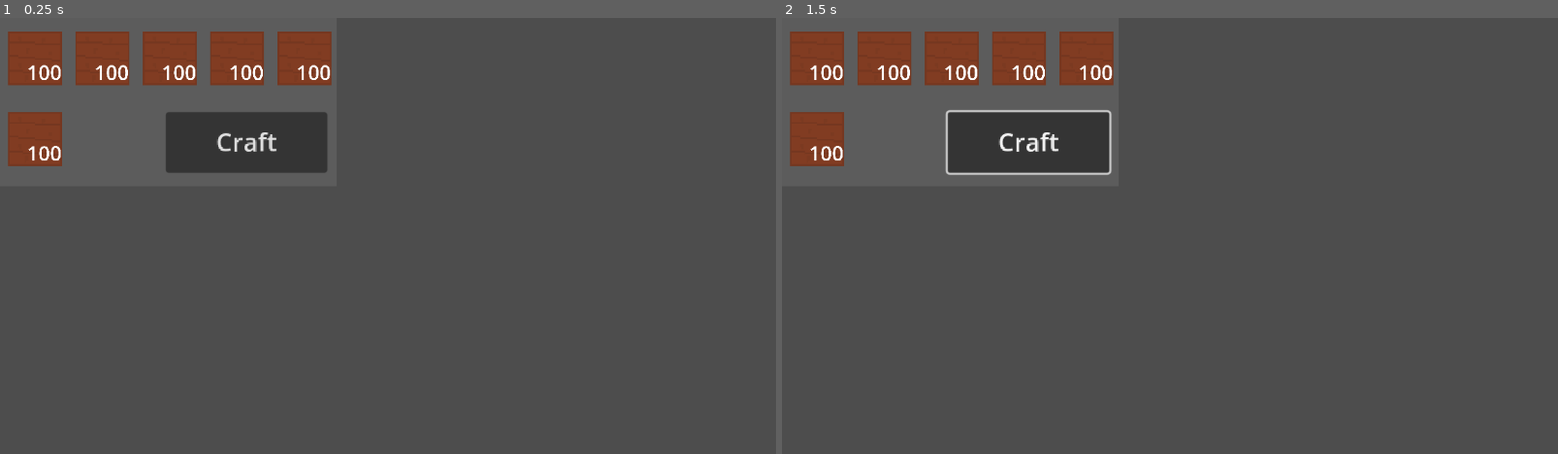
Above: before the commit, frames 1-2 (left to right).
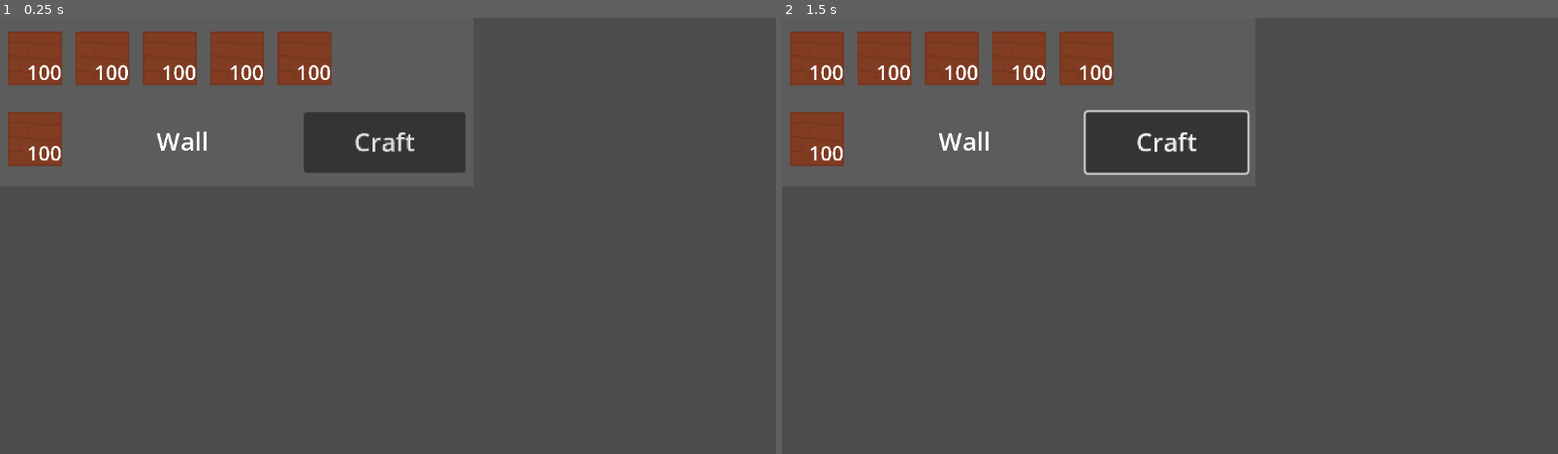
Above: after the commit, the same moments.

Repository: GamerninjaSKYT/OpenBox
Game: Godot game, scene res://recipe.tscn
Same seed, same stepped clock (60 frames per second), same inputs: the game is played once before the commit and once after it. This scene is started directly instead of the project's main scene.
Inputs (mouse positions are in pixels of both pictures, inside the frame that each line leads up to):
- Up to frame 1 (0.25 s): no input
- Up to frame 2 (1.5 s): click "Craft" at 0.5 s; tap Enter at 1.25 s; move the mouse to (1340, 214) at 1.27 s; hold D (right) from 1.28 s (still down); tap 0 (0) at 1.35 s; click (1340, 214) at 1.42 s

The runs differ from the first frame. In frame 1, 4.8% of the frame differs, in the area x 20-60%, y 21-36%; in frame 2, 5.2%, in the area x 20-61%, y 20-36%.
Error before the commit: Invalid access to property or key 'items' on a base object of type 'Nil'. (res://recipeui.gd:13)
Error after the commit: Invalid access to property or key 'items' on a base object of type 'Nil'. (res://recipeui.gd:14)

Commit message:
Updated the snow biome and recipe ui

Diff:
--- a/CraftingUI.gd
+++ b/CraftingUI.gd
@@ -18,6 +18,7 @@
 			p.rec = r
 			p.inv = ingredientslots[0].inv
 			p.craftui = self
+			p.resultname.text = r.result.item.name
 			for im in p.ingredientimages:
 				im.visible = false
 			var n = 0
--- a/WorldManager.gd
+++ b/WorldManager.gd
@@ -141,10 +141,12 @@
 							AddBlockToChunk(c,rockhill,x,y)
 						else:
 							AddBlockToChunk(c,objectlist[7],x,y)
-					elif height > 0.3 and height < 0.35 and treevalue > (0.5 - height/3.75) and temp <= desert_temp_threshold: # fallen tree
+					elif height > 0.3 and height < 0.35 and treevalue > (0.5 - height/3.75) and temp <= desert_temp_threshold and temp >= snow_threshold: # fallen tree
 						AddBlockToChunk(c,objectlist[5],x,y)
-					elif height > 0.15 and height < 0.35 and treevalue > 0 and temp <= desert_temp_threshold: # tree
+					elif height > 0.15 and height < 0.35 and treevalue > 0 and temp <= desert_temp_threshold and temp >= snow_threshold: # tree
 						AddBlockToChunk(c,objectlist[4],x,y)
+					elif height > 0.15 and height < 0.35 and treevalue > -0.2 and temp <= desert_temp_threshold and temp < snow_threshold:
+						AddBlockToChunk(c,objectlist[12],x,y)
 		else:
 			var file = FileAccess.open("user://chunk(" + str(pos_to_chunkpos(c.position).x) + ", " + str(pos_to_chunkpos(c.position).y) + ").data",FileAccess.READ)
 			var data = file.get_var()
--- a/main_world.tscn
+++ b/main_world.tscn
@@ -18,6 +18,7 @@
 [ext_resource type="PackedScene" uid="uid://b45fnbno75oto" path="res://item_drop.tscn" id="12_0qiic"]
 [ext_resource type="PackedScene" uid="uid://wn500ku8hppx" path="res://snow.tscn" id="12_7vshg"]
 [ext_resource type="PackedScene" uid="uid://c45cpkktd45b0" path="res://wall.tscn" id="13_w8423"]
+[ext_resource type="PackedScene" uid="uid://cmda407cfkqxy" path="res://snowtree.tscn" id="14_egh5u"]
 [ext_resource type="Script" path="res://CraftingManager.gd" id="18_46wry"]
 [ext_resource type="Resource" uid="uid://cgkbeiw7uefr5" path="res://Items/wall.tres" id="19_q5i5p"]
 [ext_resource type="Resource" uid="uid://bebntepflu2p1" path="res://Items/stick.tres" id="20_1e6n6"]
@@ -26,7 +27,7 @@
 
 [node name="World" type="Node2D" node_paths=PackedStringArray("itemman", "craftman", "player", "chunkgroup")]
 script = ExtResource("1_e5byj")
-objectlist = Array[PackedScene]([ExtResource("3_qbed4"), Ext …(223 unchanged characters)… rce("12_7vshg"), ExtResource("13_w8423")])
+objectlist = Array[PackedScene]([ExtResource("3_qbed4"), Ext …(223 unchanged characters)… rce("12_7vshg"), ExtResource("13_w8423"), ExtResource("14_egh5u")])
 itemman = NodePath("ItemManager")
 craftman = NodePath("CraftingManager")
 player = NodePath("Player")
--- a/recipe.tscn
+++ b/recipe.tscn
@@ -4,7 +4,7 @@
 [ext_resource type="Texture2D" uid="uid://dothftievaasc" path="res://sguare.png" id="1_cflcr"]
 [ext_resource type="Texture2D" uid="uid://ct80jvhq30eol" path="res://wood_wall.png" id="3_645o4"]
 
-[node name="Recipe" type="Control" node_paths=PackedStringArray("ingredientimages", "ingredientcounts", "resultimage", "resultcount")]
+[node name="Recipe" type="Control" node_paths=PackedStringArray("ingredientimages", "ingredientcounts", "resultimage", "resultcount", "resultname")]
 layout_mode = 3
 anchors_preset = 15
 anchor_right = 1.0
@@ -16,11 +16,12 @@
 ingredientcounts = [NodePath("TextureRect/Image/Amount"), NodePath("TextureRect/Image2/Amount2"), NodePath("TextureRect/Image3/Amount3"), NodePath("TextureRect/Image4/Amount4"), NodePath("TextureRect/Image5/Amount5")]
 resultimage = NodePath("TextureRect/Result")
 resultcount = NodePath("TextureRect/Result/AmountR")
+resultname = NodePath("TextureRect/Label")
 
 [node name="TextureRect" type="TextureRect" parent="."]
 self_modulate = Color(0.362829, 0.362829, 0.362829, 1)
 layout_mode = 0
-offset_right = 500.0
+offset_right = 703.0
 offset_bottom = 250.0
 texture = ExtResource("1_cflcr")
 
@@ -146,12 +147,26 @@
 
 [node name="Button" type="Button" parent="TextureRect"]
 layout_mode = 0
-offset_left = 246.0
+offset_left = 451.0
 offset_top = 140.0
-offset_right = 406.0
+offset_right = 611.0
 offset_bottom = 200.0
 scale = Vector2(1.5, 1.5)
 theme_override_font_sizes/font_size = 25
 text = "Craft"
 
+[node name="Label" type="Label" parent="TextureRect"]
+layout_mode = 0
+offset_left = 112.0
+offset_top = 148.0
+offset_right = 748.0
+offset_bottom = 285.0
+scale = Vector2(0.5, 0.5)
+theme_override_font_sizes/font_size = 75
+text = "Wall"
+horizontal_alignment = 1
+vertical_alignment = 1
+autowrap_mode = 1
+clip_text = true
+
 [connection signal="button_down" from="TextureRect/Button" to="." method="_on_craft_button_down"]
--- a/recipeui.gd
+++ b/recipeui.gd
@@ -8,6 +8,7 @@
 @export var rec:recipe
 @export var inv:inventory
 @export var craftui:CraftingUI
+@export var resultname:Label
 
 func _on_craft_button_down():
 	if inv.items[craftui.resultslot.id] != null:
--- a/slot.gd
+++ b/slot.gd
@@ -31,7 +31,7 @@
 					if countlefttoadd < 1:
 						player.cursor_item = null
 						return
-				else:
+				elif !cant_put_into:
 					var e = ii.duplicate()
 					var i = item.duplicate()
 					player.cursor_item = e
--- /dev/null
+++ b/snowtree.tscn
@@ -0,0 +1,35 @@
+[gd_scene load_steps=7 format=3 uid="uid://cmda407cfkqxy"]
+
+[ext_resource type="Script" path="res://Block.gd" id="1_quhex"]
+[ext_resource type="Resource" uid="uid://bwjd5mc23wjxo" path="res://Items/wood.tres" id="2_q6pyv"]
+[ext_resource type="Script" path="res://item_instance.gd" id="3_7byut"]
+[ext_resource type="Texture2D" uid="uid://chb13cmxwp1cf" path="res://snowtree.png" id="4_7qpic"]
+
+[sub_resource type="Resource" id="Resource_nuu8p"]
+script = ExtResource("3_7byut")
+item = ExtResource("2_q6pyv")
+count = 1
+
+[sub_resource type="RectangleShape2D" id="RectangleShape2D_3ri5i"]
+size = Vector2(8.61539, 19.0769)
+
+[node name="snowtree" type="StaticBody2D" node_paths=PackedStringArray("col")]
+input_pickable = true
+script = ExtResource("1_quhex")
+id = 12
+col = NodePath(".")
+destroyable = true
+destroy_time = 5.0
+drop = SubResource("Resource_nuu8p")
+
+[node name="CollisionShape2D" type="CollisionShape2D" parent="."]
+position = Vector2(0, 3)
+scale = Vector2(6.5, 6.5)
+shape = SubResource("RectangleShape2D_3ri5i")
+
+[node name="Sprite2D" type="Sprite2D" parent="."]
+scale = Vector2(4, 4)
+texture = ExtResource("4_7qpic")
+
+[connection signal="mouse_entered" from="." to="." method="_on_mouse_entered"]
+[connection signal="mouse_exited" from="." to="." method="_on_mouse_exited"]
Not shown: 1 places in main_world.tscn that only renumber resources
Binary file changed: snow.png
Binary file added: snowtree.png
Not shown, added: snowtree.png.import
Not shown, added: snow.png~
